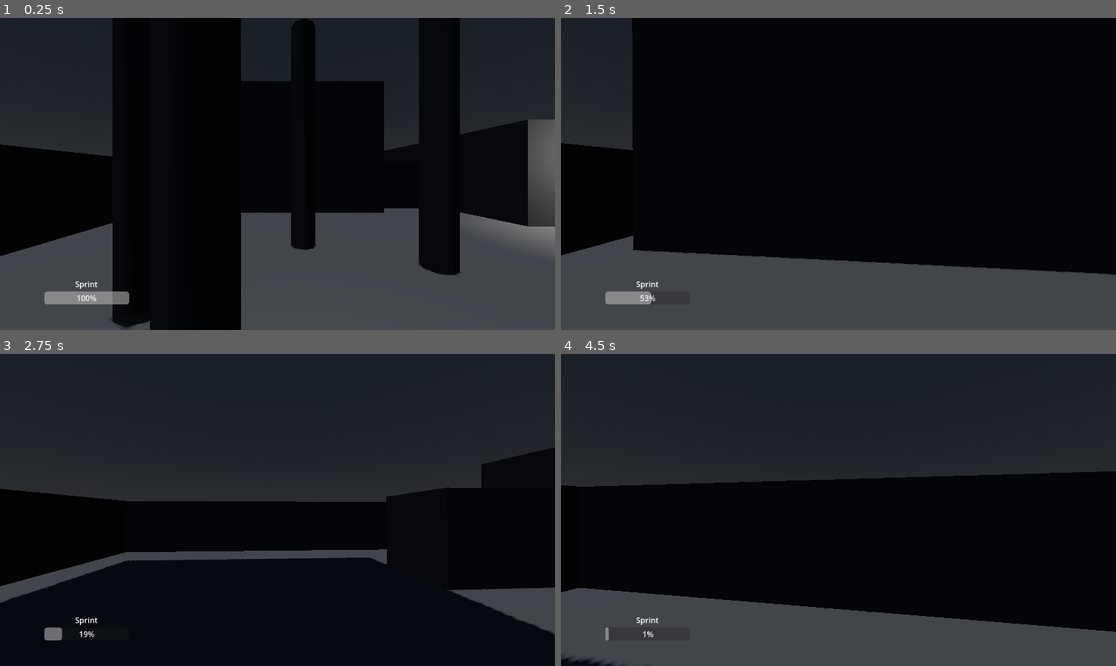
Above: before the commit, frames 1-4 (two rows, left to right).
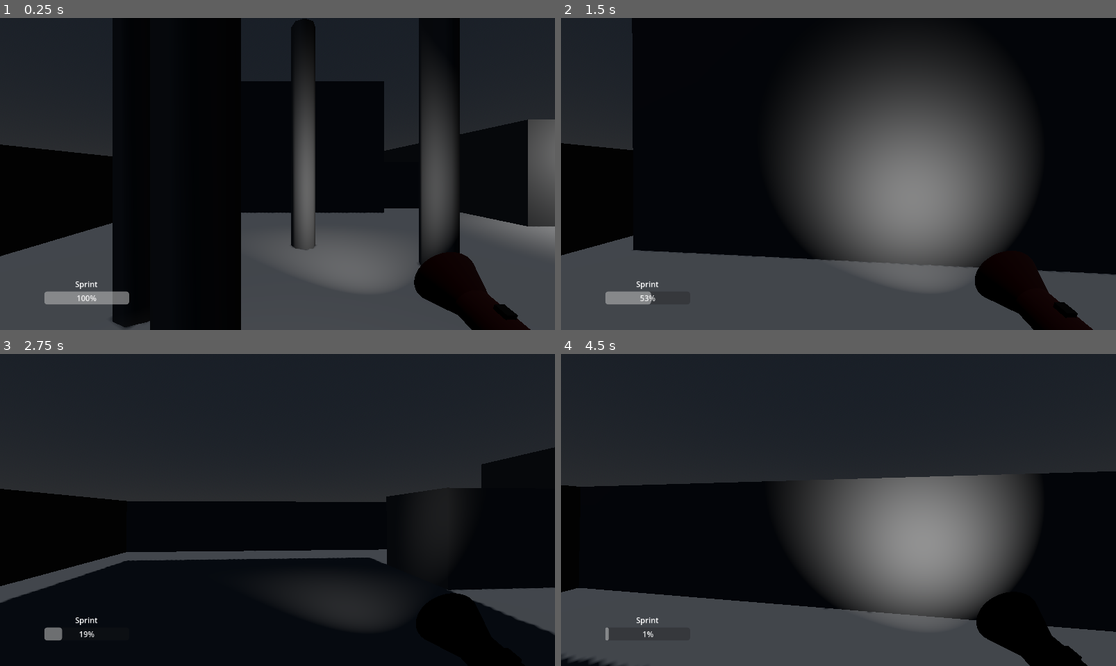
Above: after the commit, the same moments.

Repository: Nedajist/Phototaxis
Game: Godot game, scene res://level.tscn
Two runs of this game, one before a commit and one after it. Both use one fixed random seed, a clock stepped at 60 frames per second and the inputs below.
Inputs (mouse positions are in pixels of both pictures, inside the frame that each line leads up to):
- Up to frame 1 (0.25 s): no input
- Up to frame 2 (1.5 s): tap Enter at 0.5 s; move the mouse to (866, 174) at 0.52 s; hold Shift (shift) 0.53-1.28 s; hold Up (ui_up) from 0.53 s (still down); move the mouse to (810, 174) at 1.27 s; tap Shift (shift) at 1.35 s
- Up to frame 3 (2.75 s): keep holding Up (ui_up); move the mouse to (288, 503) at 2.02 s; hold Shift (shift) from 2.03 s (still down)
- Up to frame 4 (4.5 s): keep holding Up (ui_up); move the mouse to (832, 516) at 2.77 s; release Shift (shift) at 2.78 s; tap Shift (shift) at 2.85, 4.35 s; move the mouse to (877, 513) at 3.52 s; hold Shift (shift) 3.53-4.28 s; move the mouse to (794, 506) at 4.27 s

The runs differ from the first frame. In frame 1, 9.5% of the frame differs, in the area x 52-96%, y 14-100%; in frame 2, 29%, in the area x 40-96%, y 9-100%; in frame 3, 1.7%; in frame 4, 19%.

Commit message:
flashlight basics

Diff:
--- /dev/null
+++ b/flashlight.tscn
@@ -0,0 +1,37 @@
+[gd_scene load_steps=6 format=3 uid="uid://cd5jygl443w8h"]
+
+[ext_resource type="Material" uid="uid://ccd6o6mrhags" path="res://materials/flashlight_material.tres" id="1_nnxok"]
+
+[sub_resource type="CylinderMesh" id="CylinderMesh_h3kvc"]
+material = ExtResource("1_nnxok")
+
+[sub_resource type="CylinderMesh" id="CylinderMesh_wm4p2"]
+material = ExtResource("1_nnxok")
+top_radius = 1.0
+height = 1.0
+
+[sub_resource type="StandardMaterial3D" id="StandardMaterial3D_nnxok"]
+albedo_color = Color(0, 0, 0, 1)
+
+[sub_resource type="BoxMesh" id="BoxMesh_h3kvc"]
+material = SubResource("StandardMaterial3D_nnxok")
+size = Vector3(0.25, 0.5, 0.3)
+
+[node name="Flashlight" type="Node3D"]
+transform = Transform3D(0.2, 0, 0, 0, 0.2, 0, 0, 0, 0.2, 0, 0, 0)
+
+[node name="MeshInstance3D" type="MeshInstance3D" parent="."]
+transform = Transform3D(-1, 8.742278e-08, -3.821371e-15, 0, -4.371139e-08, -1, -8.742278e-08, -1, 4.371139e-08, -4.9129596e-08, 0, 1.1239542)
+mesh = SubResource("CylinderMesh_h3kvc")
+
+[node name="MeshInstance3D2" type="MeshInstance3D" parent="."]
+transform = Transform3D(-1, 8.742278e-08, -3.821371e-15, 0, -4.371139e-08, -1, -8.742278e-08, -1, 4.371139e-08, 7.791277e-08, 0, -0.32924116)
+mesh = SubResource("CylinderMesh_wm4p2")
+
+[node name="MeshInstance3D3" type="MeshInstance3D" parent="."]
+transform = Transform3D(-1, 0, 8.742278e-08, 0, 1, 0, -8.742278e-08, 0, -1, -2.8783171e-08, 0.37494385, 0.8912182)
+mesh = SubResource("BoxMesh_h3kvc")
+
+[node name="SpotLight3D" type="SpotLight3D" parent="."]
+
+[node name="Node3D" type="Node3D" parent="."]
--- /dev/null
+++ b/materials/flashlight_material.tres
@@ -0,0 +1,4 @@
+[gd_resource type="StandardMaterial3D" format=3 uid="uid://ccd6o6mrhags"]
+
+[resource]
+albedo_color = Color(0.21568628, 0.015686275, 0.03137255, 1)
--- a/player_character.gd
+++ b/player_character.gd
@@ -1,6 +1,7 @@
 class_name PlayerCharacter
 extends CharacterBody3D
 @onready var camera_3d: Camera3D = %Camera3D
+@onready var flashlight: Node3D = %Flashlight
 
 @export var mouse_sensitivity = 0.002
 var camera_pitch: float = 0.0
@@ -29,6 +30,7 @@
 
 		if mouse_locked:
 			rotate_y(-event.relative.x * mouse_sensitivity)
+			flashlight.rotate_x(-event.relative.y * mouse_sensitivity)
 			camera_3d.rotation.x = camera_pitch
 
 	if Input.is_action_just_pressed("escape"):
--- a/player_character.tscn
+++ b/player_character.tscn
@@ -1,7 +1,8 @@
-[gd_scene load_steps=5 format=3 uid="uid://c02im4b6l80gd"]
+[gd_scene load_steps=6 format=3 uid="uid://c02im4b6l80gd"]
 
 [ext_resource type="Script" uid="uid://b3li2cqwf6fjs" path="res://player_character.gd" id="1_02ohv"]
 [ext_resource type="PackedScene" uid="uid://c3gxebruu2cr8" path="res://hud_canvas_layer.tscn" id="2_5up26"]
+[ext_resource type="PackedScene" uid="uid://cd5jygl443w8h" path="res://flashlight.tscn" id="3_4akcp"]
 
 [sub_resource type="CapsuleMesh" id="CapsuleMesh_5up26"]
 
@@ -24,3 +25,7 @@
 [node name="Camera3D" type="Camera3D" parent="."]
 unique_name_in_owner = true
 transform = Transform3D(1, 0, 0, 0, 1, 0, 0, 0, 1, 0, 1.4939646, -0.16715044)
+
+[node name="Flashlight" parent="." instance=ExtResource("3_4akcp")]
+unique_name_in_owner = true
+transform = Transform3D(0.2, 0, 0, 0, 0.19318517, -0.05176381, 0, 0.05176381, 0.19318517, 1.1159749, 0.75608444, -1.3647957)
